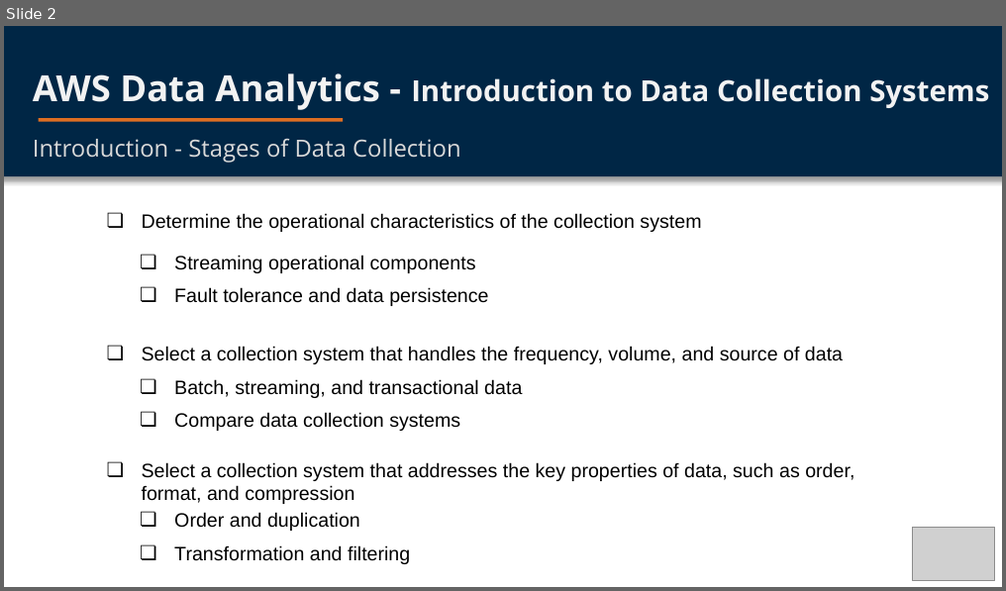
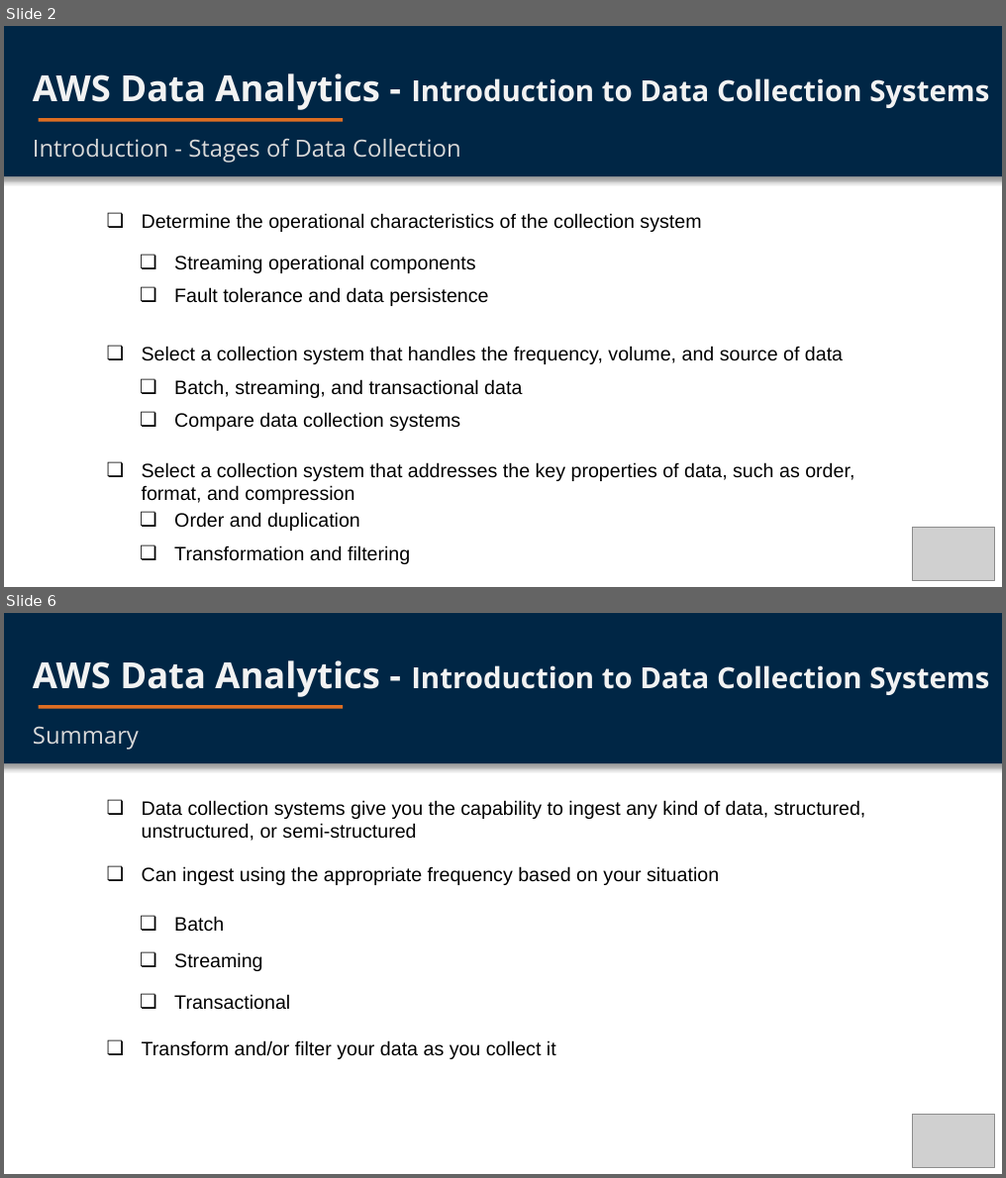
Before and after one commit to vbloise3/awsCert, a slide deck: public/Exam Notes/6-Introduction to data collection systems.pptx. Shown one above the other, each under a label of ours: slide 2 before the commit, slides 2 and 6 after it; the slides between them are not shown. The pictures are 1006x591 and 1006x1178 pixels, drawn with LibreOffice and Linux fonts; fonts in the diff are those of the drawing; grey boxes stand for pictures. Boxes give left, top, right and bottom in pixels: in the first picture for what was removed or moved away, otherwise in the second. Text is boxed around its words. In the diff, an @@ line names an element or a change of style, - is before the commit and + after.

Commit message:
added 6-intro to data collection systems

```diff
--- a/public/Exam Notes/6-Introduction to data collection systems.pptx
+++ b/public/Exam Notes/6-Introduction to data collection systems.pptx
@@ slide 6 added at <box>4,613,1002,1174</box>, background #FFFFFF @@
@@ rectangle added at <box>4,613,1002,763</box>, fill #002645 @@
@@ text added at <box>33,661,989,697</box>, 21 pt, text #F2F2F2, bold @@
+AWS Data Analytics - Introduction to Data Collection Systems
@@ text added at <box>33,726,139,750</box>, 17 pt, text #D9D9D9 @@
+Summary
@@ rectangle added at <box>38,705,343,709</box>, fill #DE6E22 @@
@@ text added at <box>142,800,866,841</box>, 14 pt, text #000000 @@
+❏ Data collection systems give you the capability to ingest any kind of data, structured, unstructured, or semi-structured
@@ text added at <box>142,866,719,885</box>, 14 pt, text #000000 @@
+❏ Can ingest using the appropriate frequency based on your situation
@@ text added at <box>174,916,224,932</box>, 14 pt, text #000000 @@
+❏ Batch
@@ text added at <box>174,953,262,971</box>, 14 pt, text #000000 @@
+❏ Streaming
@@ text added at <box>174,994,290,1010</box>, 14 pt, text #000000 @@
+❏ Transactional
@@ text added at <box>142,1041,556,1059</box>, 14 pt, text #000000 @@
+❏ Transform and/or filter your data as you collect it
@@ picture added at <box>912,1114,994,1167</box> @@
```
Also in this commit, not shown: 3 other slides added.
